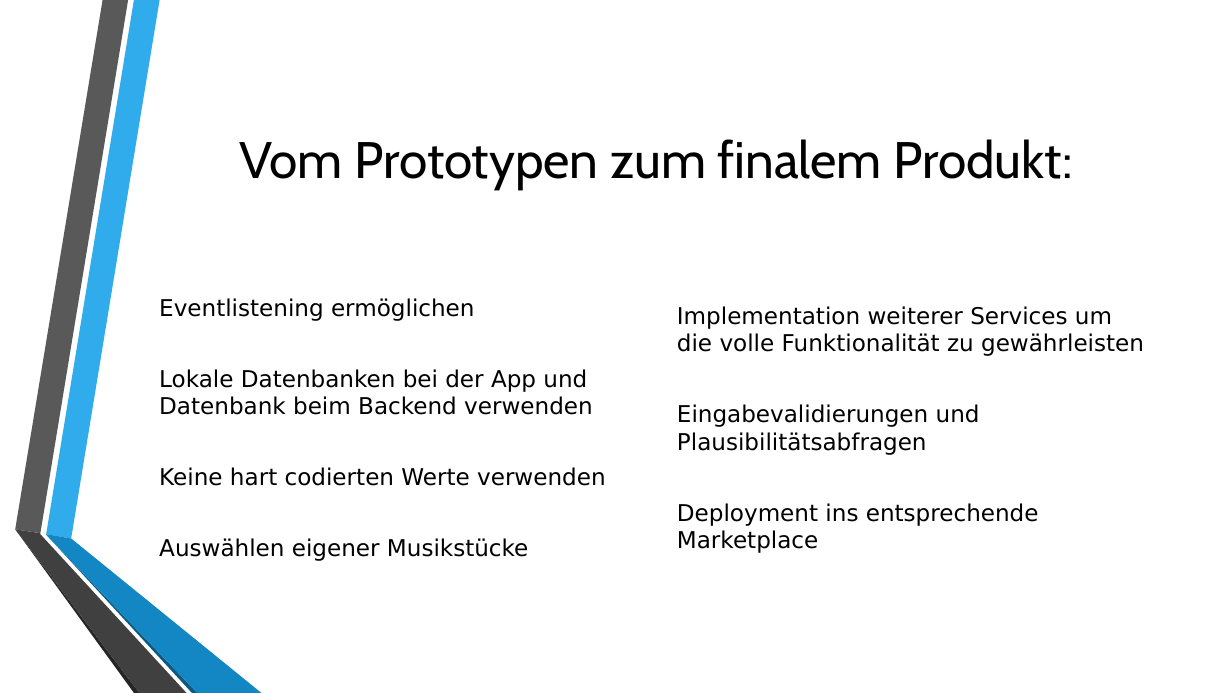
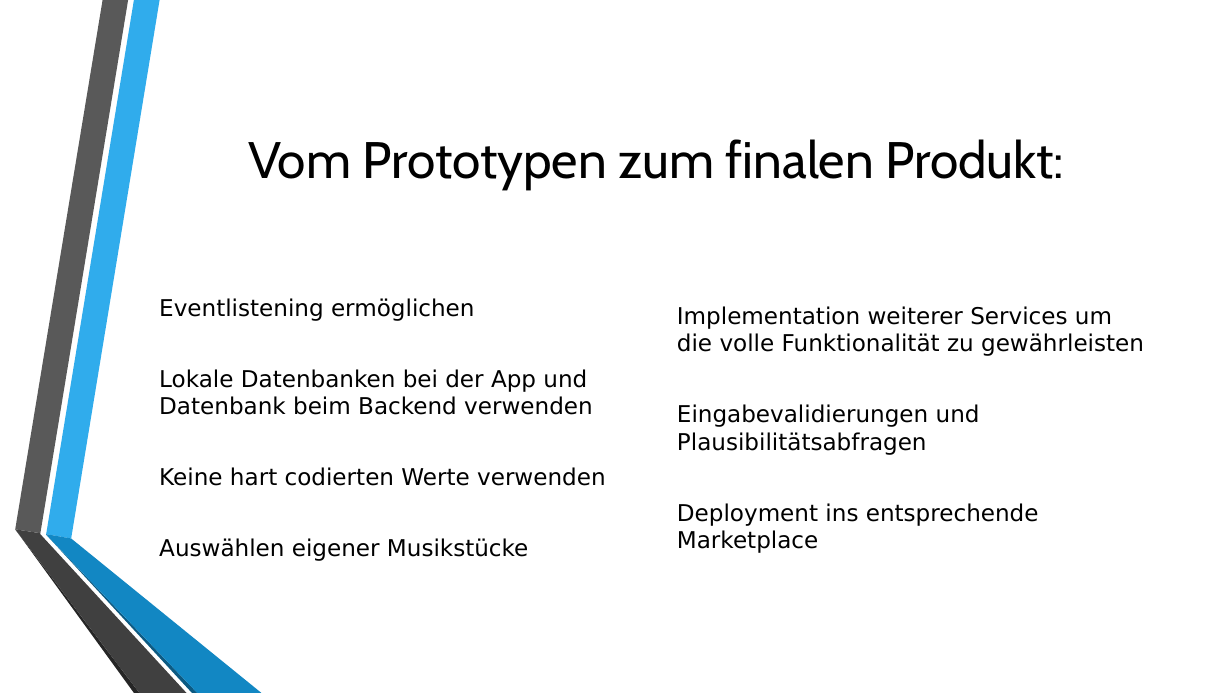
Before and after one commit to electr0Nik/lecture_iot, a slide deck: slide 10 of docs/images/poster&präse/20161124_Präsentation.pptx. Drawn at 1232x693 pixels with LibreOffice and Linux fonts; fonts in the diff are those of the drawing; background and template pictures are left out. Boxes give left, top, right and bottom in pixels: in the first picture for what was removed or moved away, otherwise in the second. Text is boxed around its words. In the diff, an @@ line names an element or a change of style, - is before the commit and + after.

```diff
--- a/docs/images/poster&präse/20161124_Präsentation.pptx
+++ b/docs/images/poster&präse/20161124_Präsentation.pptx
@@ title at [248, 139, 1064, 189]: text changed @@
-Vom Prototypen zum finalem Produkt:
+Vom Prototypen zum finalen Produkt:
```
Also in this commit, not shown: 2 other slides changed, 1 other file.
